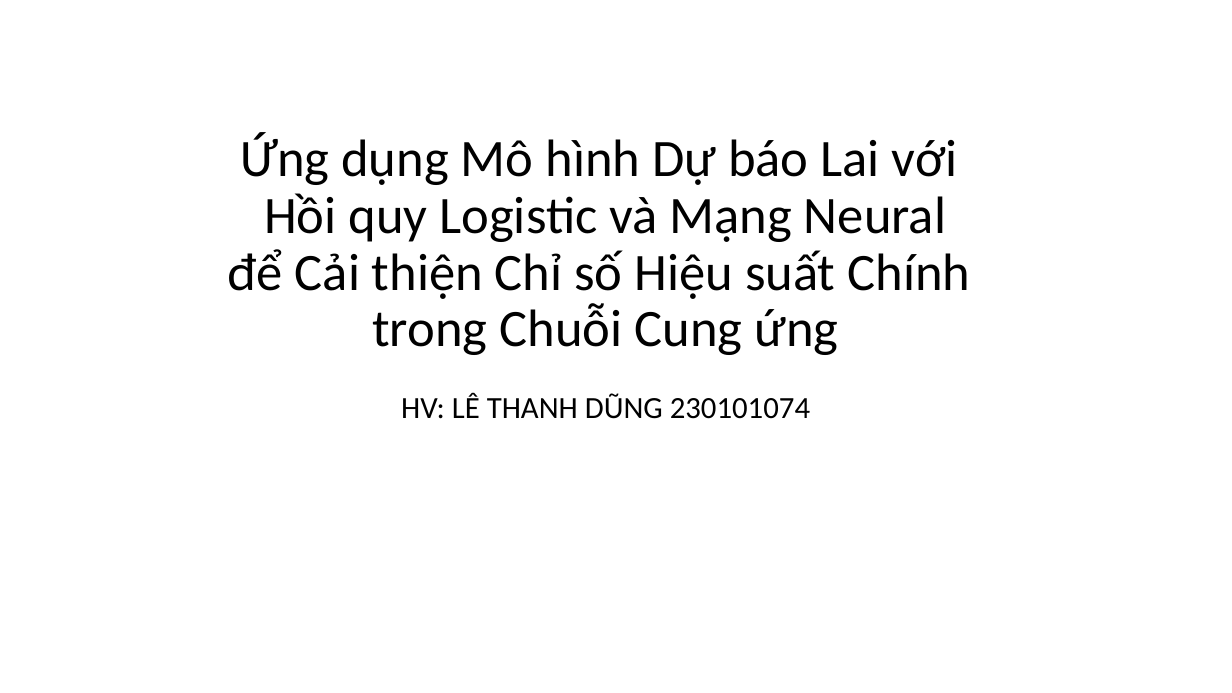
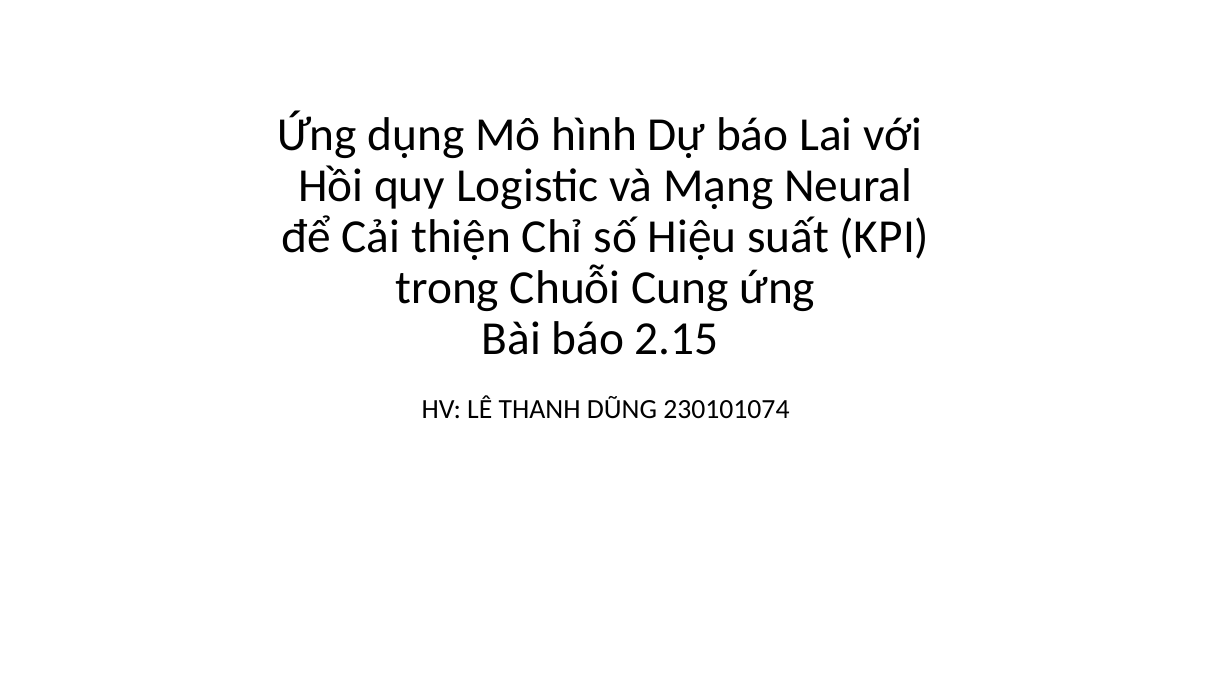
Before and after one commit to thanhtai9606/lab-master, a slide deck: slide 1 of lab/IS6404 -T7/ Đồ án cuối kỳ/Thuyết trình .pptx. Drawn at 1232x693 pixels with LibreOffice and Linux fonts; fonts in the diff are those of the drawing. Boxes give left, top, right and bottom in pixels: in the first picture for what was removed or moved away, otherwise in the second. Text is boxed around its words. In the diff, an @@ line names an element or a change of style, - is before the commit and + after.

```diff
--- a/lab/IS6404 -T7/ Đồ án cuối kỳ/Thuyết trình .pptx
+++ b/lab/IS6404 -T7/ Đồ án cuối kỳ/Thuyết trình .pptx
@@ title at [277, 110, 930, 419]: text changed; size 41 to 36.9 pt @@
-Ứng dụng Mô hình Dự báo Lai với
-Hồi quy Logistic và Mạng Neural
-để Cải thiện Chỉ số Hiệu suất Chính
-trong Chuỗi Cung ứng
-HV: LÊ THANH DŨNG 230101074
+Ứng dụng Mô hình Dự báo Lai với
+Hồi quy Logistic và Mạng Neural
+để Cải thiện Chỉ số Hiệu suất (KPI)
+trong Chuỗi Cung ứng
+Bài báo 2.15
+HV: LÊ THANH DŨNG 230101074
```
Also in this commit, not shown: 1 other slide changed, 2 slides added, 6 other files.
